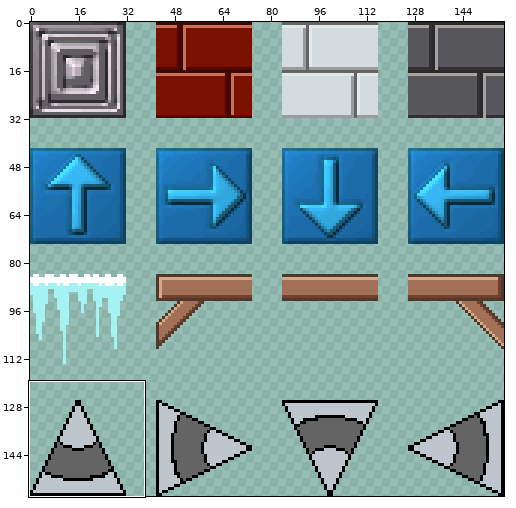
Two versions of one sprite sheet, tilesets/4x4 Main Sheet.png. Above: a wide view before the commit, with the close-up outlined.
Close-up. Before:
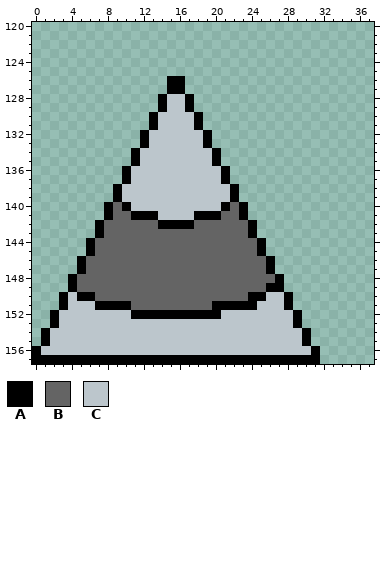
The file is 158x158 pixels. Colours within 5 levels of each other are drawn and written as one. Shown: x 0..37, y 120..157. The commit also changed other parts of the picture, which this record leaves out.
Palette (. is transparent): A #000000  B #646464  C #bcc6cc
Pixels before, first column x 0:
126 ...............AA...............
127 ...............AA...............
128 ..............ACCA..............
129 ..............ACCA..............
130 .............ACCCCA.............
131 .............ACCCCA.............
132 ............ACCCCCCA............
133 ............ACCCCCCA............
134 ...........ACCCCCCCCA...........
135 ...........ACCCCCCCCA...........
136 ..........ACCCCCCCCCCA..........
137 ..........ACCCCCCCCCCA..........
138 .........ACCCCCCCCCCCCA.........
139 .........ACCCCCCCCCCCCA.........
140 ........ABACCCCCCCCCCABA........
141 ........ABBAAACCCCAAABBA........
142 .......ABBBBBBAAAABBBBBBA.......
143 .......ABBBBBBBBBBBBBBBBA.......
144 ......ABBBBBBBBBBBBBBBBBBA......
145 ......ABBBBBBBBBBBBBBBBBBA......
146 .....ABBBBBBBBBBBBBBBBBBBBA.....
147 .....ABBBBBBBBBBBBBBBBBBBBA.....
148 ....ABBBBBBBBBBBBBBBBBBBBBBA....
149 ....ABBBBBBBBBBBBBBBBBBBBBAA....
150 ...ACAABBBBBBBBBBBBBBBBBAACCA...
151 ...ACCCAAAABBBBBBBBBAAAAACCCA...
152 ..ACCCCCCCCAAAAAAAAAACCCCCCCCA..
153 ..ACCCCCCCCCCCCCCCCCCCCCCCCCCA..
154 .ACCCCCCCCCCCCCCCCCCCCCCCCCCCCA.
155 .ACCCCCCCCCCCCCCCCCCCCCCCCCCCCA.
156 ACCCCCCCCCCCCCCCCCCCCCCCCCCCCCCA
157 AAAAAAAAAAAAAAAAAAAAAAAAAAAAAAAA
New version:
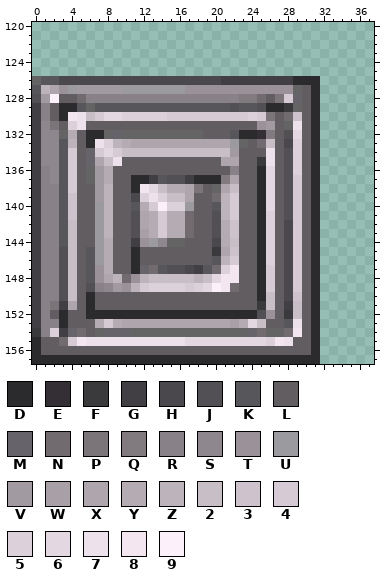
Colours new in this view: D #2b2a2d  E #342f35  F #3a393c  G #413f43  H #4a484c  J #525055  K #57565b  L #625d61  M #66646a  N #716b70  P #7b757a  Q #817a7f  R #888187  S #8e878d  T #9a9298  U #9b9a9f  V #a29aa1  W #a9a0a7  X #afa6ad  Y #b5acb3  Z #bdb3bb  2 #c8bec6  3 #cec3cc  4 #d6cbd4  5 #dcd1da  6 #e3d8e1  7 #ede1eb  8 #f3e6f0  9 #fcf0fa
What changed:
Changed rows in their new state; - is an unchanged pixel.
first column x 0:
126 BKKHHHHHHHHHHHHHHHHHHGGGGGGGGDDD
127 KZXTUVVVVVUUUUUUUTTTTTTTTTTTTBLD
128 JV9LLNRRRRRRRRRRRRRRRRRQQNLP4MLD
129 GRLDDKBKKKKKKKKKKKKKKKJKKJDDFBLD
130 GRLD8724665555544444444454PLN3LD
131 GSPL57LLLLLLLLLLLLLLLLLLLTVLB7LD
132 GSSBYLDDBMBBBBBBBBBLLLKDDEQLJ6LD
133 GSSKZLD75ZYXXXXXXXXXXXUBLN2LH5LD
134 GSSK4LM464222222222222VLLL7LJ5LD
135 GSSK4LMX27LLLLLLLLLLLXXLLF7LJ5LD
136 GRSK4LBVYLLLLLLLLLLLLLRLLD6LJ5LD
137 GRSK4LBVYLLDDGKJJGDDDQXLLD6LJ4LD
138 GRRK4LLVZLLD862YYXPLBX2LLD6LJ4LD
139 GRRK3LLVZLLH57522XLLNZ4LLD6LJ4LD
140 GRRK3LLUZLLKY4955ULLKZ4LLD6LJ4LD
141 GRRK3LLUZLLJXY4YYNLLJZ4LLD5LJ4LD
142 GRRK2LLUZLLJXY4YYNLLJY3LLD5LH4LD
143 GRRK2LLUZLLJWY4YYNLLJY3LLD5LH4LD
144 GRRK2LLUYLLGTUS--LLLHY2LLD5LH4LD
145 GRRJ2LKUYLLDLLLLLLLLFX3LLD5LH4LD
146 GRRJ2LKUYLLDLLLLLLLLKZ4LLD5LH4LD
147 GRRJ2LKTYLLDMNKJJHGKN58LLD4LH4LD
148 GRRJ2LKTXZNTZ22222Z2688LLD4LH4LD
149 GRRJ2LJRSVTZ4555545698NLLD4LH4LD
150 GRRJ2LDLLLLLLLLLLLLLLLLLLD2LH3LD
151 GRPGXLDLLLLLLLLLLLLLLLLLLF2LG2LD
152 GRLDLLDDDDDDDDDDDDDDDDDDDJTLF2LD
153 GRRDLLLY4YXXXXXXXXXXXXWY62LLK7LD
154 FR5GMNLBMMMBBBBBBBBBBBBBMNBBN8LD
155 DLLN4877777777777666666666587LLD
156 DLLLLLLLLLLLLLLLLLLLLLLLLLLLLLLD
157 DDDDDDDDDDDDDDDDDDDDDDDDDDDDDDDD
Where, in picture pixels (left, top, right, bottom), the same in both close-ups:
changed: (32, 76, 320, 364)
